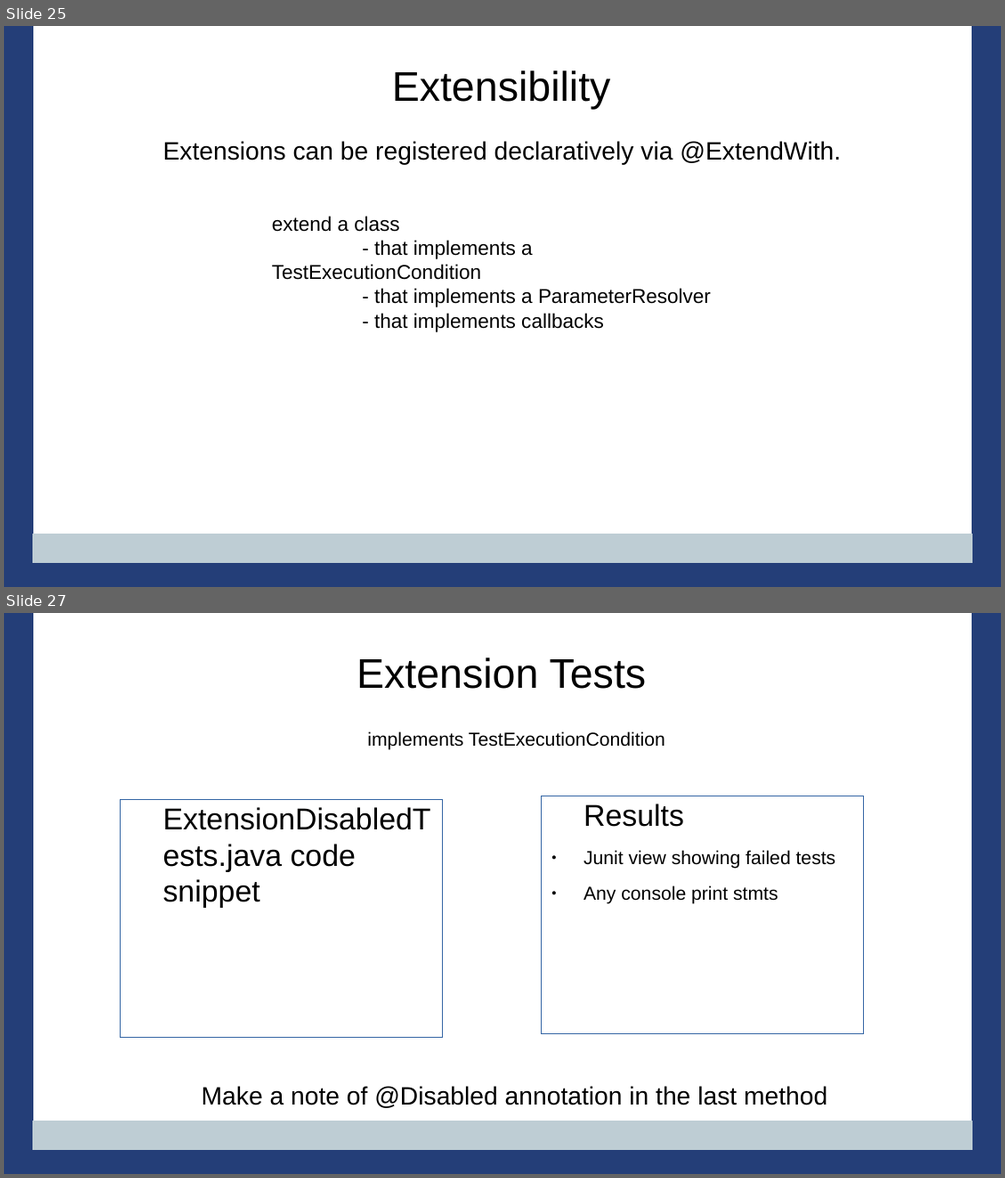
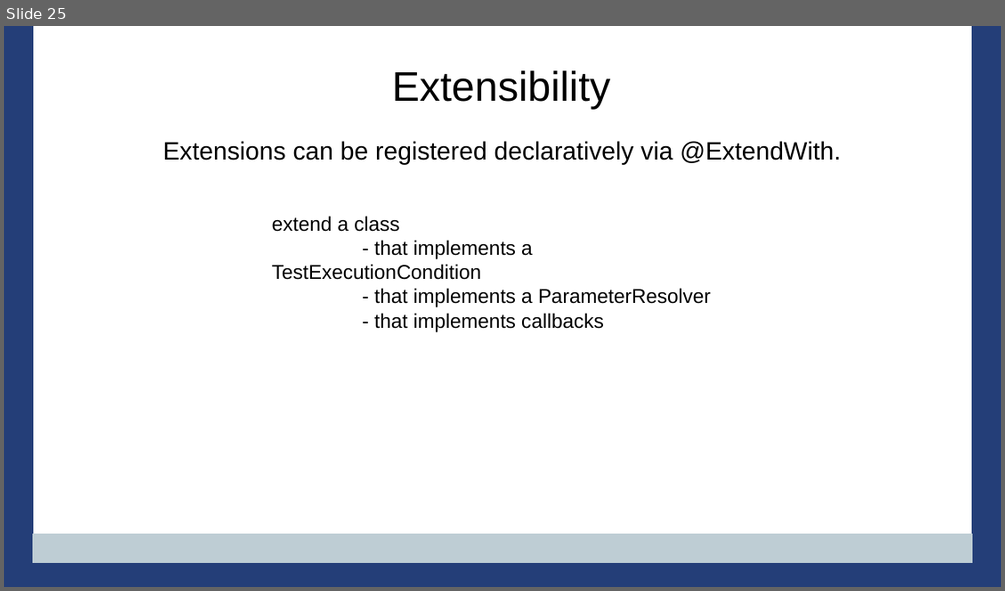
Before and after one commit to PennState/junit5-presentation, a slide deck: src/site/presentation/Junit5_Presentation_JavaOne_2016.odp. Shown one above the other, each under a label of ours: slides 25 and 27 before the commit, slide 25 after it; the slides between them are not shown. The pictures are 1005x1178 and 1005x591 pixels, drawn with LibreOffice and Linux fonts; fonts in the diff are those of the drawing; background and template pictures are left out. Boxes give left, top, right and bottom in pixels: in the first picture for what was removed or moved away, otherwise in the second. Text is boxed around its words. In the diff, an @@ line names an element or a change of style, - is before the commit and + after.

Commit message:
adding slides for extension examples

```diff
--- a/src/site/presentation/Junit5_Presentation_JavaOne_2016.odp
+++ b/src/site/presentation/Junit5_Presentation_JavaOne_2016.odp
@@ slide 27 removed at bbox=[4, 613, 1001, 1174], background #FFFFFF; not listed: 4 template elements that a slide beside it also shows @@
@@ title removed at bbox=[356, 657, 647, 689] @@
-Extension Tests
@@ text removed at bbox=[367, 731, 665, 750] @@
-implements TestExecutionCondition
@@ text removed at bbox=[121, 799, 443, 1037] @@
-ExtensionDisabledTests.java code snippet
@@ text removed at bbox=[542, 795, 864, 1033] @@
-Results
-● Junit view showing failed tests
-● Any console print stmts
@@ title removed at bbox=[202, 1086, 827, 1108] @@
-Make a note of @Disabled annotation in the last method
```
Also in this commit, not shown: 3 slides changed, 6 slides added, 1 other slide removed, 2 other files.
